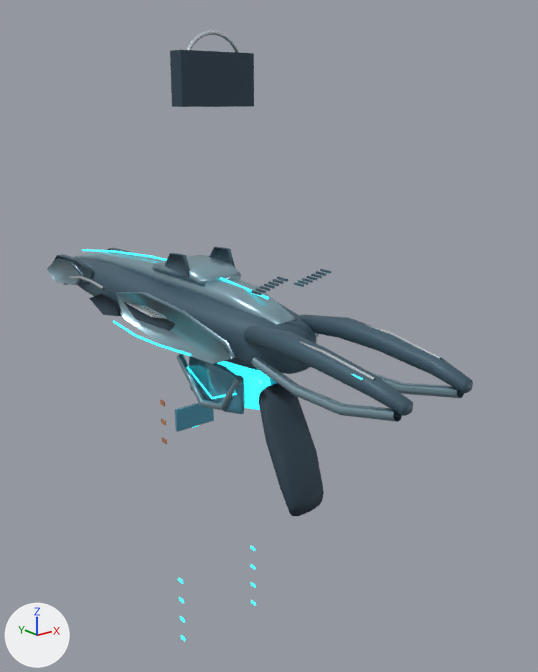
What one commit did to the glTF model static/assets/aether9-specter-phase1.glb.
One viewpoint serves both versions: a 50 mm lens placed at (-2.79, -3.83, 1.59), pointed at (0.38, 0.13, 0.01). The axes (+X, +Y, +Z) are drawn at lower left. The lights are the same throughout. The first picture is the older version. Where no turn or scale is listed for an object, it has been applied to the vertices.
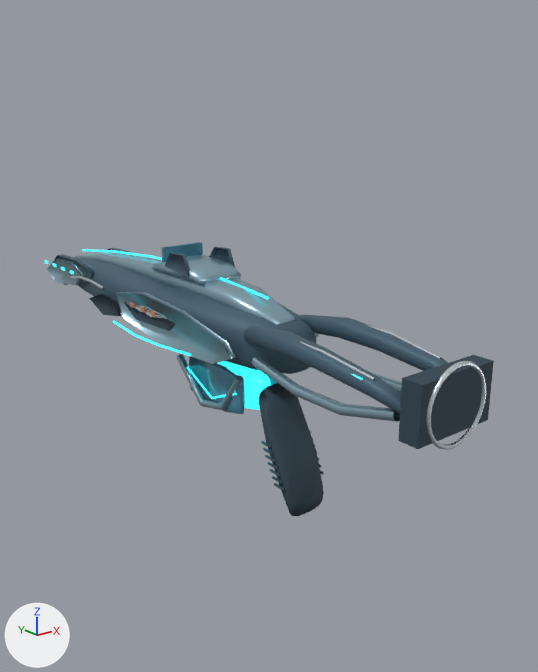
Patch to the scene script:
```diff
--- a/static/assets/aether9-specter-phase1.glb.py
+++ b/static/assets/aether9-specter-phase1.glb.py
@@ ob_grip_rib__1_0 @@
 ob_grip_rib__1_0 = bpy.data.objects.new('Grip rib -1-0', me_cube_008)
-ob_grip_rib__1_0.location = (-0.165, -0.43, 0.52)
+ob_grip_rib__1_0.location = (-0.165, -0.52, -0.43)
@@ ob_grip_rib__1_1 @@
 ob_grip_rib__1_1 = bpy.data.objects.new('Grip rib -1-1', me_cube_010)
-ob_grip_rib__1_1.location = (-0.165, -0.47, 0.541)
+ob_grip_rib__1_1.location = (-0.165, -0.541, -0.47)
@@ ob_grip_rib__1_2 @@
 ob_grip_rib__1_2 = bpy.data.objects.new('Grip rib -1-2', me_cube_012)
-ob_grip_rib__1_2.location = (-0.165, -0.51, 0.562)
+ob_grip_rib__1_2.location = (-0.165, -0.562, -0.51)
@@ ob_grip_rib__1_3 @@
 ob_grip_rib__1_3 = bpy.data.objects.new('Grip rib -1-3', me_cube_014)
-ob_grip_rib__1_3.location = (-0.165, -0.55, 0.583)
+ob_grip_rib__1_3.location = (-0.165, -0.583, -0.55)
@@ ob_grip_rib__1_4 @@
 ob_grip_rib__1_4 = bpy.data.objects.new('Grip rib -1-4', me_cube_016)
-ob_grip_rib__1_4.location = (-0.165, -0.59, 0.604)
+ob_grip_rib__1_4.location = (-0.165, -0.604, -0.59)
@@ ob_grip_rib__1_5 @@
 ob_grip_rib__1_5 = bpy.data.objects.new('Grip rib -1-5', me_cube_018)
-ob_grip_rib__1_5.location = (-0.165, -0.63, 0.625)
+ob_grip_rib__1_5.location = (-0.165, -0.625, -0.63)
@@ ob_grip_rib_1_5 @@
 ob_grip_rib_1_5 = bpy.data.objects.new('Grip rib 1-5', me_cube_019)
-ob_grip_rib_1_5.location = (0.165, -0.63, 0.625)
+ob_grip_rib_1_5.location = (0.165, -0.625, -0.63)
@@ ob_grip_rib__1_6 @@
 ob_grip_rib__1_6 = bpy.data.objects.new('Grip rib -1-6', me_cube_020)
-ob_grip_rib__1_6.location = (-0.165, -0.67, 0.646)
+ob_grip_rib__1_6.location = (-0.165, -0.646, -0.67)
@@ ob_grip_rib_1_6 @@
 ob_grip_rib_1_6 = bpy.data.objects.new('Grip rib 1-6', me_cube_021)
-ob_grip_rib_1_6.location = (0.165, -0.67, 0.646)
+ob_grip_rib_1_6.location = (0.165, -0.646, -0.67)
@@ ob_05___rear_ergonomic_polymer_pad @@
 ob_05___rear_ergonomic_polymer_pad = bpy.data.objects.new('05 / Rear ergonomic polymer pad', me_cube_022)
-ob_05___rear_ergonomic_polymer_pad.location = (0.0, 0.21, 1.73)
+ob_05___rear_ergonomic_polymer_pad.location = (0.0, -1.73, 0.21)
@@ ob_06___rear_satin_inset @@
 ob_06___rear_satin_inset = bpy.data.objects.new('06 / Rear satin inset', me_torus)
-ob_06___rear_satin_inset.location = (0.0, 0.2, 1.79)
+ob_06___rear_satin_inset.location = (0.0, -1.79, 0.2)
@@ ob_11___cyan_holographic_viewing_panel @@
 ob_11___cyan_holographic_viewing_panel = bpy.data.objects.new('11 / Cyan holographic viewing panel', me_cube_028)
-ob_11___cyan_holographic_viewing_panel.location = (0.0, 0.55, -0.64)
+ob_11___cyan_holographic_viewing_panel.location = (0.0, 0.64, 0.55)
@@ ob_13___copper_id_mark__1_0 @@
 ob_13___copper_id_mark__1_0 = bpy.data.objects.new('13 / Copper ID mark -1-0', me_cube_029)
-ob_13___copper_id_mark__1_0.location = (-0.43, 0.27, -0.62)
+ob_13___copper_id_mark__1_0.location = (-0.43, 0.62, 0.27)
@@ ob_13___copper_id_mark__1_1 @@
 ob_13___copper_id_mark__1_1 = bpy.data.objects.new('13 / Copper ID mark -1-1', me_cube_030)
-ob_13___copper_id_mark__1_1.location = (-0.43, 0.27, -0.48)
+ob_13___copper_id_mark__1_1.location = (-0.43, 0.48, 0.27)
@@ ob_13___copper_id_mark__1_2 @@
 ob_13___copper_id_mark__1_2 = bpy.data.objects.new('13 / Copper ID mark -1-2', me_cube_031)
-ob_13___copper_id_mark__1_2.location = (-0.43, 0.27, -0.34)
+ob_13___copper_id_mark__1_2.location = (-0.43, 0.34, 0.27)
```

What differs and where, as boxes [x1, y1, x2, y2] in the pictures (538 x 672 px):
'05 / Rear ergonomic polymer pad', moved
    before: [170, 50, 254, 107]
    after: [398, 355, 494, 449]
'06 / Rear satin inset', moved
    before: [187, 30, 240, 53]
    after: [426, 361, 486, 450]
'11 / Cyan holographic viewing panel', moved
    before: [175, 403, 214, 432]
    after: [161, 242, 203, 263]
'Grip rib -1-5', moved
    before: [273, 279, 284, 284]
    after: [272, 476, 282, 483]
'Grip rib -1-0', moved
    before: [251, 290, 262, 295]
    after: [261, 441, 271, 448]
'Grip rib -1-4', moved
    before: [268, 281, 279, 286]
    after: [270, 469, 280, 476]
'Grip rib -1-6', moved
    before: [277, 277, 288, 282]
    after: [274, 483, 284, 490]
'Grip rib -1-3', moved
    before: [264, 284, 275, 289]
    after: [268, 462, 278, 469]
'Grip rib -1-1', moved
    before: [256, 288, 266, 293]
    after: [263, 448, 273, 455]
'Grip rib -1-2', moved
    before: [260, 286, 270, 291]
    after: [265, 455, 275, 462]
'13 / Copper ID mark -1-2', moved
    before: [160, 400, 165, 406]
    after: [150, 310, 156, 317]
'13 / Copper ID mark -1-0', moved
    before: [162, 437, 167, 444]
    after: [130, 302, 135, 308]
'13 / Copper ID mark -1-1', moved
    before: [161, 419, 166, 425]
    after: [140, 306, 145, 312]
'Grip rib 1-6', moved (not visible afterwards)
    before: [320, 269, 331, 274]
'Grip rib 1-5', moved (not visible afterwards)
    before: [316, 271, 327, 276]
